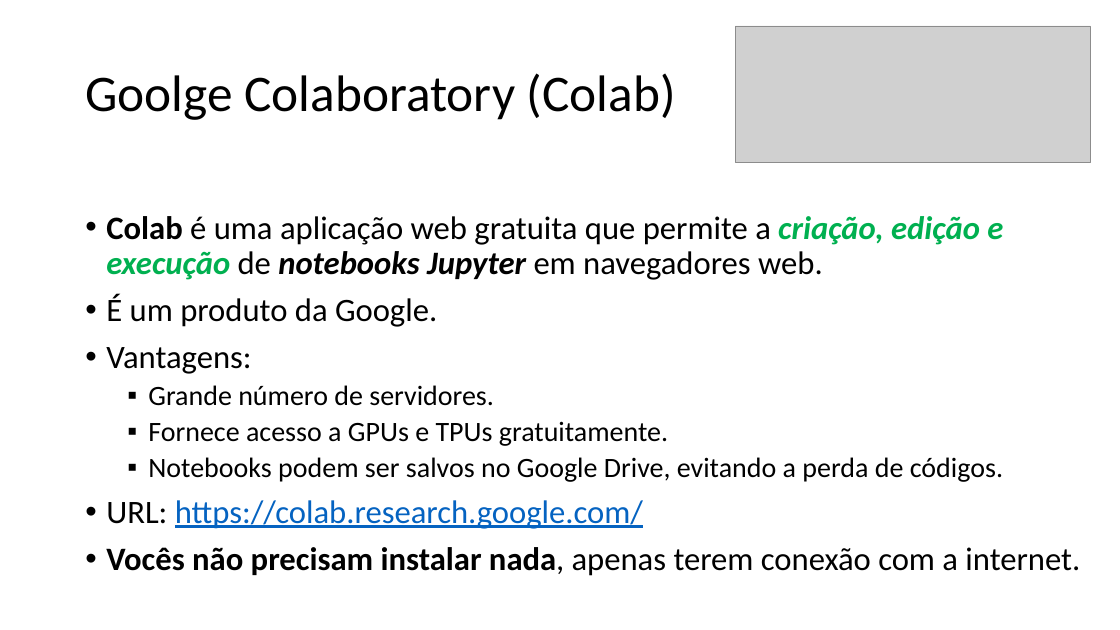
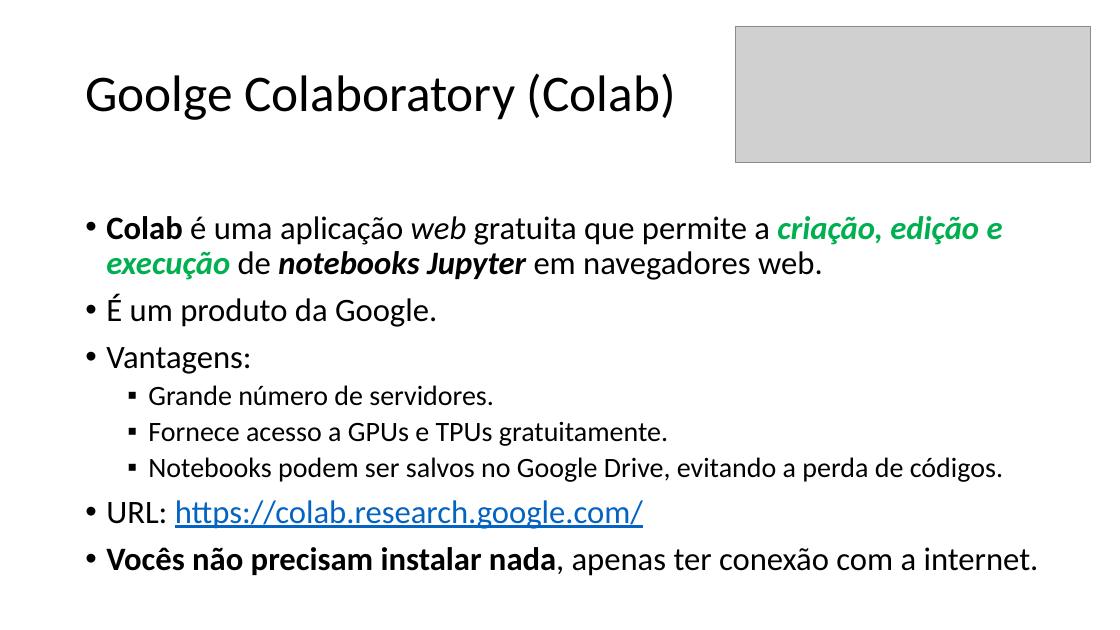
Before and after one commit to zz4fap/t319_aprendizado_de_maquina, a slide deck: slide 34 of slides/T319_Introdução.pptx (slide 36 before the commit). Drawn at 1120x630 pixels with LibreOffice and Linux fonts; fonts in the diff are those of the drawing; grey boxes stand for pictures. Boxes give left, top, right and bottom in pixels: in the first picture for what was removed or moved away, otherwise in the second. Text is boxed around its words. In the diff, an @@ line names an element or a change of style, - is before the commit and + after.

```diff
--- a/slides/T319_Introdução.pptx
+++ b/slides/T319_Introdução.pptx
@@ text at [106, 216, 1003, 280]: italic on in "web" @@
@@ text at [106, 547, 1039, 576]: text changed @@
-• Vocês não precisam instalar nada, apenas terem conexão com a internet.
+• Vocês não precisam instalar nada, apenas ter conexão com a internet.
```
Also in this commit, not shown: 21 other slides changed, 3 slides added, 5 slides removed, 1 other file.
